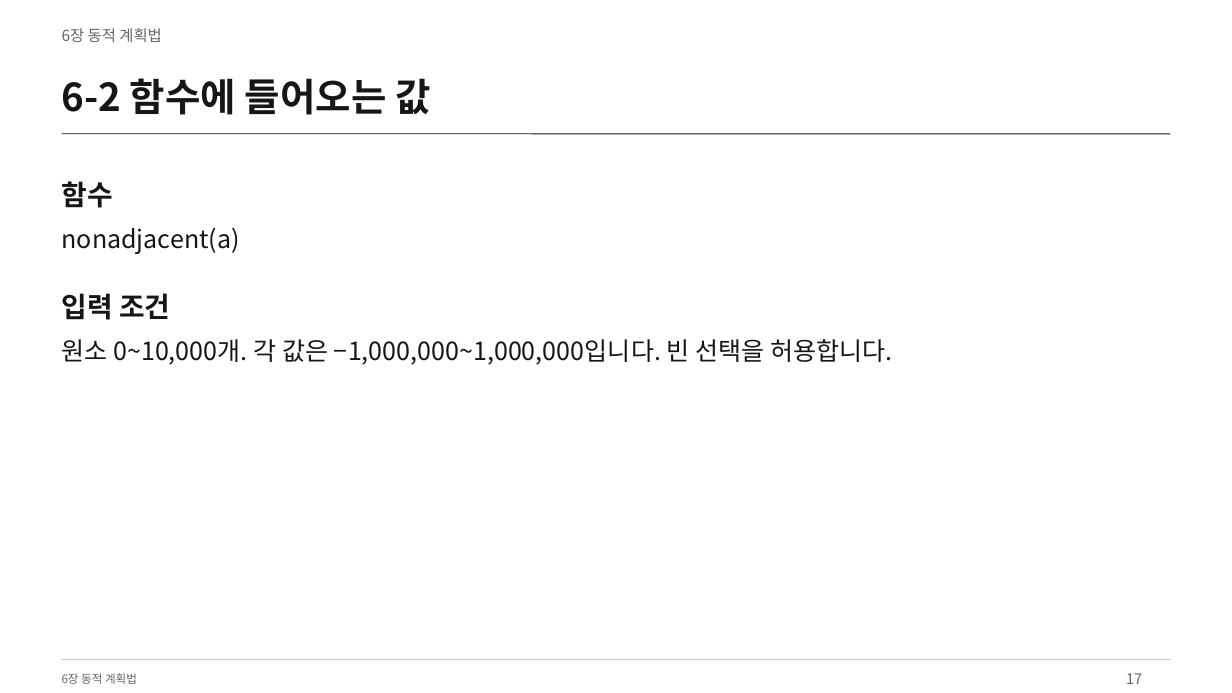
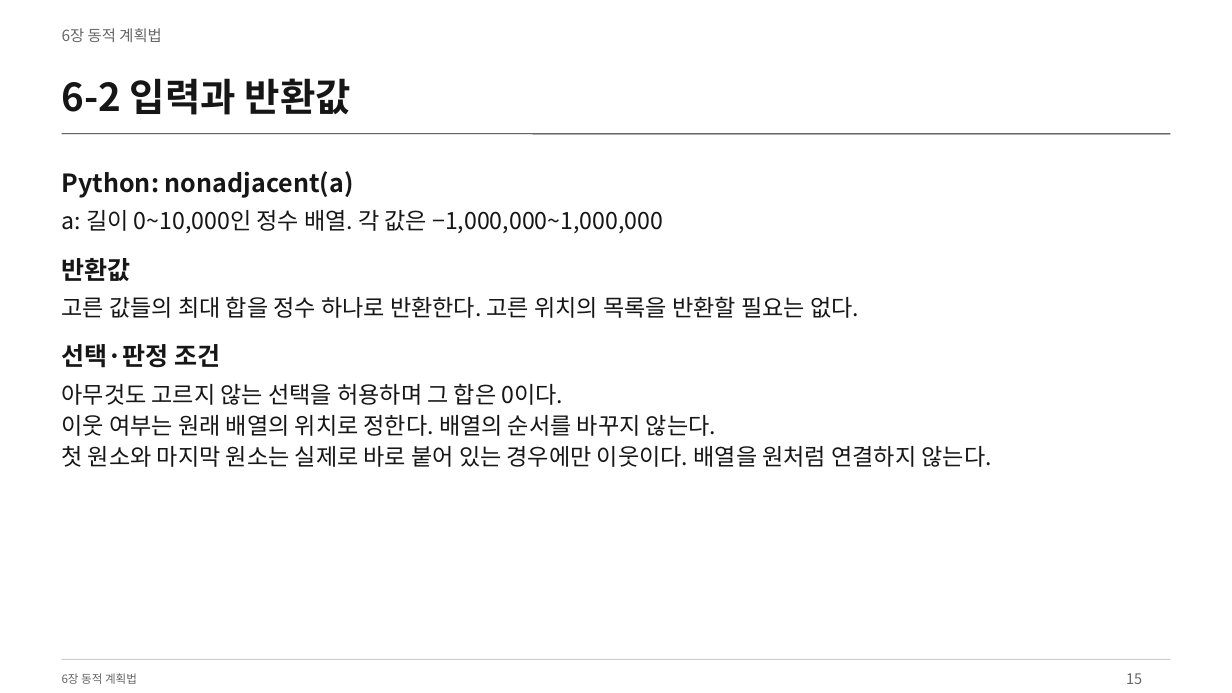
Before and after one commit to Sangdon-Park/Sangdon-Park.github.io, a slide deck: slide 15 of data/알고리즘/6장_동적_계획법.pptx (slide 17 before the commit). Drawn at 1232x693 pixels with LibreOffice and Linux fonts; fonts in the diff are those of the drawing. Boxes give left, top, right and bottom in pixels: in the first picture for what was removed or moved away, otherwise in the second. Text is boxed around its words. In the diff, an @@ line names an element or a change of style, - is before the commit and + after.

```diff
--- a/data/알고리즘/6장_동적_계획법.pptx
+++ b/data/알고리즘/6장_동적_계획법.pptx
@@ text at (x1=62, y1=78, x2=351, y2=115): text changed @@
-6-2 함수에 들어오는 값
+6-2 입력과 반환값
@@ text at (x1=62, y1=171, x2=354, y2=198): text changed; bold on @@
-nonadjacent(a)
+Python: nonadjacent(a)
@@ text removed at (x1=62, y1=181, x2=113, y2=208) @@
-함수
@@ text added at (x1=62, y1=210, x2=663, y2=233), 18 pt, text #161616 @@
+a: 길이 0~10,000인 정수 배열. 각 값은 −1,000,000~1,000,000
@@ text added at (x1=62, y1=258, x2=131, y2=281), 19.5 pt, text #161616, bold @@
+반환값
@@ text added at (x1=62, y1=296, x2=859, y2=318), 18 pt, text #161616 @@
+고른 값들의 최대 합을 정수 하나로 반환한다. 고른 위치의 목록을 반환할 필요는 없다.
@@ text at (x1=62, y1=344, x2=220, y2=368): text changed; size 21.8 to 19.5 pt @@
-입력 조건
+선택·판정 조건
@@ text removed at (x1=62, y1=339, x2=893, y2=365) @@
-원소 0~10,000개. 각 값은 −1,000,000~1,000,000입니다. 빈 선택을 허용합니다.
@@ text added at (x1=62, y1=383, x2=992, y2=467), 18 pt, text #161616 @@
+아무것도 고르지 않는 선택을 허용하며 그 합은 0이다.
+이웃 여부는 원래 배열의 위치로 정한다. 배열의 순서를 바꾸지 않는다.
+첫 원소와 마지막 원소는 실제로 바로 붙어 있는 경우에만 이웃이다. 배열을 원처럼 연결하지 않는다.
@@ text at (x1=1126, y1=673, x2=1142, y2=684): text changed @@
-17
+15
```
Also in this commit, not shown: 28 other slides changed, 17 slides added, 9 slides removed, 18 other files.
